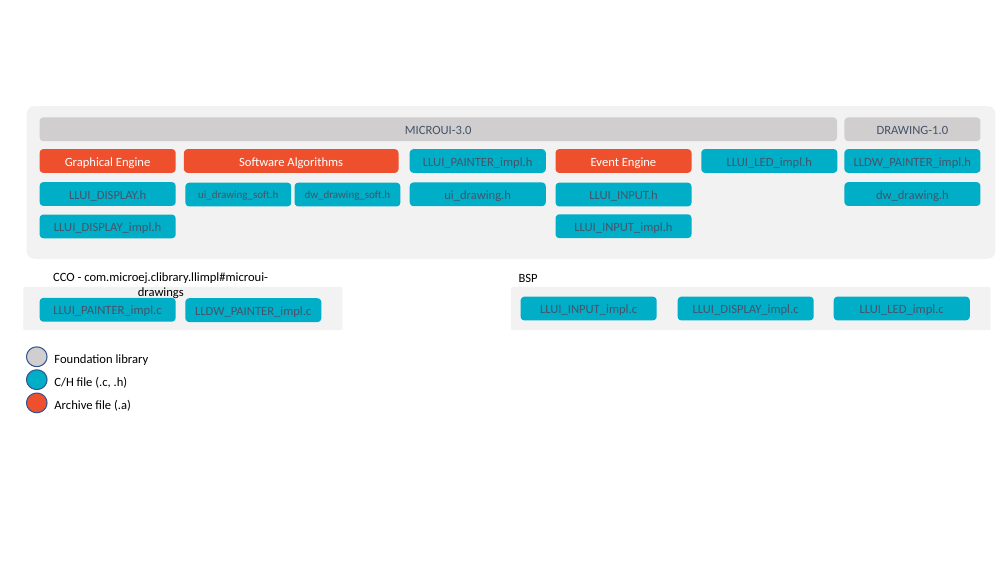
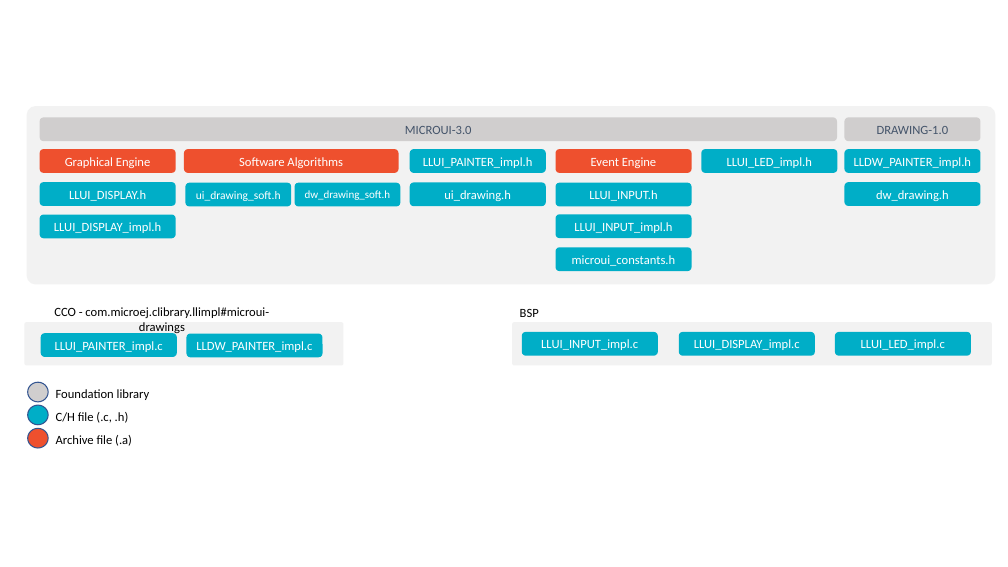
Before and after one commit to gbalan-microej/docs, a slide deck: slide 1 of PlatformDeveloperGuide/images/uiLL.pptx. Drawn at 1008x567 pixels with LibreOffice and Linux fonts; fonts in the diff are those of the drawing. Boxes give left, top, right and bottom in pixels: in the first picture for what was removed or moved away, otherwise in the second. Text is boxed around its words. In the diff, an @@ line names an element or a change of style, - is before the commit and + after.

Commit message:
fix + display chronograms

```diff
--- a/PlatformDeveloperGuide/images/uiLL.pptx
+++ b/PlatformDeveloperGuide/images/uiLL.pptx
@@ rounded rectangle: place and size @@
-rounded rectangle at bbox=[26, 106, 996, 259]
+rounded rectangle at bbox=[26, 106, 996, 284]
@@ rounded rectangle "ui_drawing_soft.h" at bbox=[185, 183, 291, 206]: size 10.5 to 11 pt, text colour #44546A to #FFFFFF @@
@@ rounded rectangle added at bbox=[556, 247, 692, 271], fill #00AEC7, 12 pt, text #FFFFFF @@
+microui_constants.h
@@ text colour #44546A to #FFFFFF in 15 elements at bbox=[39, 215, 175, 238], bbox=[410, 149, 546, 172], bbox=[410, 182, 546, 206], bbox=[39, 182, 175, 206], bbox=[556, 214, 692, 237], bbox=[556, 183, 692, 206], bbox=[702, 149, 838, 172], bbox=[845, 149, 981, 172], bbox=[845, 182, 981, 206], bbox=[295, 183, 401, 206], bbox=[187, 333, 323, 357], bbox=[835, 332, 971, 355], bbox=[522, 332, 658, 355], bbox=[679, 332, 815, 355], bbox=[41, 333, 177, 357] @@
@@ 7 rounded rectangles, 5 texts, 3 ellipses: place and size @@
-7 rounded rectangles, 5 texts, 3 ellipses at bbox=[23, 272, 991, 413]
+7 rounded rectangles, 5 texts, 3 ellipses at bbox=[24, 307, 992, 448]
```
Also in this commit, not shown: 5 other slides changed, 21 other files.
